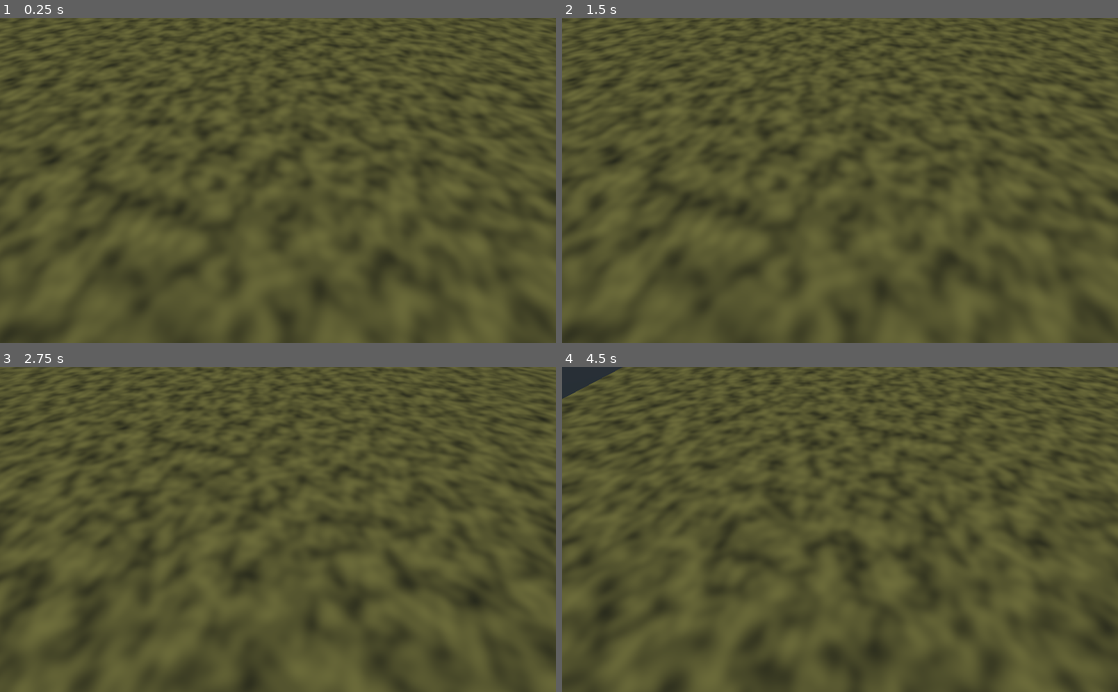
Above: before the commit, frames 1-4 (two rows, left to right).
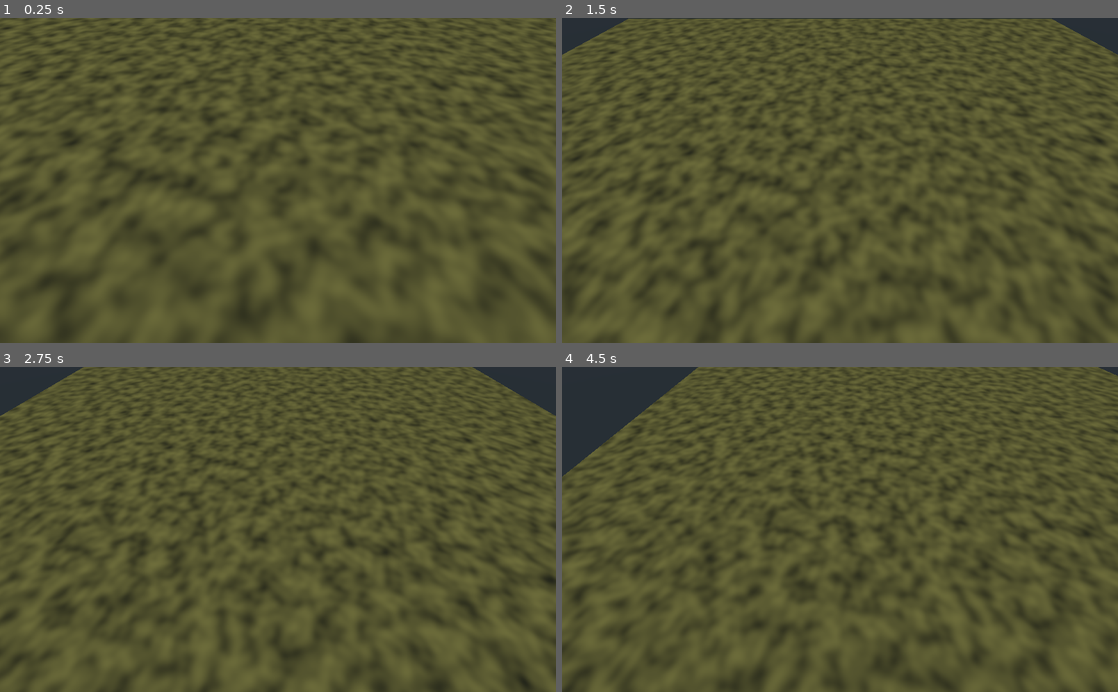
Above: after the commit, the same moments.

Repository: wingedadventurer/gwj-xii
Game: Godot game, scene res://scenes/levels/level_test_camera.tscn
Same seed, same stepped clock (60 frames per second), same inputs: the game is played once before the commit and once after it. The project has no main scene, so this scene is started directly.
Inputs (mouse positions are in pixels of both pictures, inside the frame that each line leads up to):
- Up to frame 1 (0.25 s): no input
- Up to frame 2 (1.5 s): tap Enter at 0.5 s; move the mouse to (962, 164) at 0.52 s; tap Mouse wheel up (camera_zoom_in) at 0.6 s; tap Mouse wheel down (camera_zoom_out) at 0.8, 1.35 s; move the mouse to (728, 196) at 1.27 s
- Up to frame 3 (2.75 s): tap Mouse wheel up (camera_zoom_in) at 1.55 s; move the mouse to (333, 458) at 2.02 s; hold Down (camera_move_back) from 2.03 s (still down); tap Mouse wheel down (camera_zoom_out) at 2.3 s
- Up to frame 4 (4.5 s): move the mouse to (812, 594) at 2.77 s; release Down (camera_move_back) at 2.78 s; tap Up (camera_move_forward) at 2.85 s; tap Mouse wheel up (camera_zoom_in) at 3.05 s; move the mouse to (1006, 578) at 3.52 s; hold Left (camera_move_left) 3.53-4.28 s; tap Mouse wheel down (camera_zoom_out) at 3.8 s; move the mouse to (673, 480) at 4.27 s; tap Right (camera_move_right) at 4.35 s

The runs differ from the first frame. In frame 1, 16% of the frame differs, in the area x 0-100%, y 0-100%; in frame 2, 13%; in frame 3, 15%; in frame 4, 15%.

Commit message:
implemented camera zoom

Diff:
--- a/godot-project/project.godot
+++ b/godot-project/project.godot
@@ -43,11 +43,13 @@
 camera_zoom_in={
 "deadzone": 0.5,
 "events": [ Object(InputEventMouseButton,"resource_local_to_scene":false,"resource_name":"","device":0,"alt":false,"shi …(212 unchanged characters)…
+, Object(InputEventKey,"resource_local_to_scene":false,"resource_name":"","device":0,"alt":false,"shift":false,"control":false,"meta":false,"command":false,"pressed":false,"scancode":16777349,"unicode":0,"echo":false,"script":null)
  ]
 }
 camera_zoom_out={
 "deadzone": 0.5,
 "events": [ Object(InputEventMouseButton,"resource_local_to_scene":false,"resource_name":"","device":0,"alt":false,"shi …(212 unchanged characters)…
+, Object(InputEventKey,"resource_local_to_scene":false,"resource_name":"","device":0,"alt":false,"shift":false,"control":false,"meta":false,"command":false,"pressed":false,"scancode":16777347,"unicode":0,"echo":false,"script":null)
  ]
 }
 
--- a/godot-project/scenes/camera.tscn
+++ b/godot-project/scenes/camera.tscn
@@ -5,5 +5,10 @@
 [node name="camera" type="Spatial"]
 script = ExtResource( 1 )
 
-[node name="camera" type="Camera" parent="."]
-transform = Transform( 1, 0, 0, 0, 0.642788, 0.766044, 0, -0.766044, 0.642788, 0, 6, 4 )
+[node name="pivot" type="Spatial" parent="."]
+transform = Transform( 1, 0, 0, 0, 0.642788, 0.766044, 0, -0.766044, 0.642788, 0, 0, 0 )
+
+[node name="cam" type="Camera" parent="pivot"]
+transform = Transform( 1, 0, 0, 0, 1, 0, 0, 0, 1, 0, 0, 8 )
+
+[node name="zoom_tween" type="Tween" parent="."]
--- a/godot-project/scenes/levels/level_test_camera.tscn
+++ b/godot-project/scenes/levels/level_test_camera.tscn
@@ -17,7 +17,4 @@
 
 [node name="camera" parent="." index="1" instance=ExtResource( 3 )]
 
-[node name="camera" parent="camera" index="0"]
-current = true
-
 [editable path="camera"]
--- a/godot-project/scripts/camera.gd
+++ b/godot-project/scripts/camera.gd
@@ -1,16 +1,38 @@
 extends Spatial
+
+onready var cam = get_node("pivot/cam")
+onready var zoom_tween = get_node("zoom_tween")
 
 var max_move_speed := 10.0
 var acceleration_strength := 40.0
 var deceleration_factor := 0.2
+var zoom := 10.0 setget set_zoom
+var min_zoom := 4.0
+var max_zoom := 12.0
+var zoom_step := 4.0
+var zoom_time := 0.6
 
 var move_velocity : Vector2
 
 func _process(delta : float) -> void:
-	check_input_and_update_velocity(delta)
+	update_velocity(delta)
 	move(move_velocity, delta)
+	update_zoom()
 
-func check_input_and_update_velocity(delta : float) -> void:
+func set_zoom(value : float) -> void:
+	zoom = clamp(value, min_zoom, max_zoom)
+
+	if zoom_tween:
+		zoom_tween.interpolate_property(cam, "transform:origin:z", cam.transform.origin.z, zoom, zoom_time, Tween.TRANS_BACK, Tween.EASE_OUT)
+		zoom_tween.start()
+
+func update_zoom() -> void:
+	if Input.is_action_just_pressed("camera_zoom_in"):
+		set_zoom(zoom - zoom_step)
+	if Input.is_action_just_pressed("camera_zoom_out"):
+		set_zoom(zoom + zoom_step)
+
+func update_velocity(delta : float) -> void:
 	var new_move_velocity := Vector2()
 	# forward-back movement
 	if Input.is_action_pressed("camera_move_forward"):
